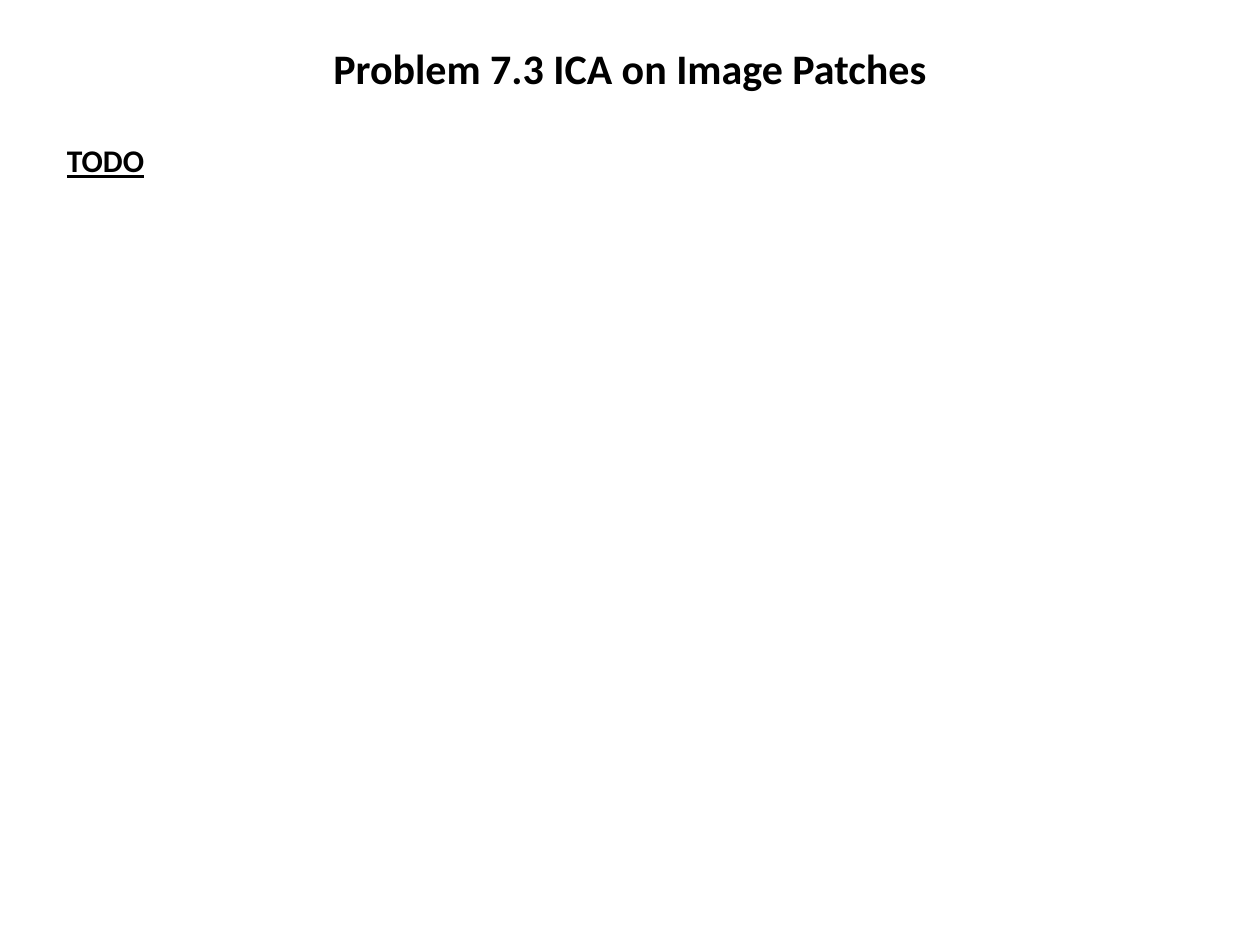
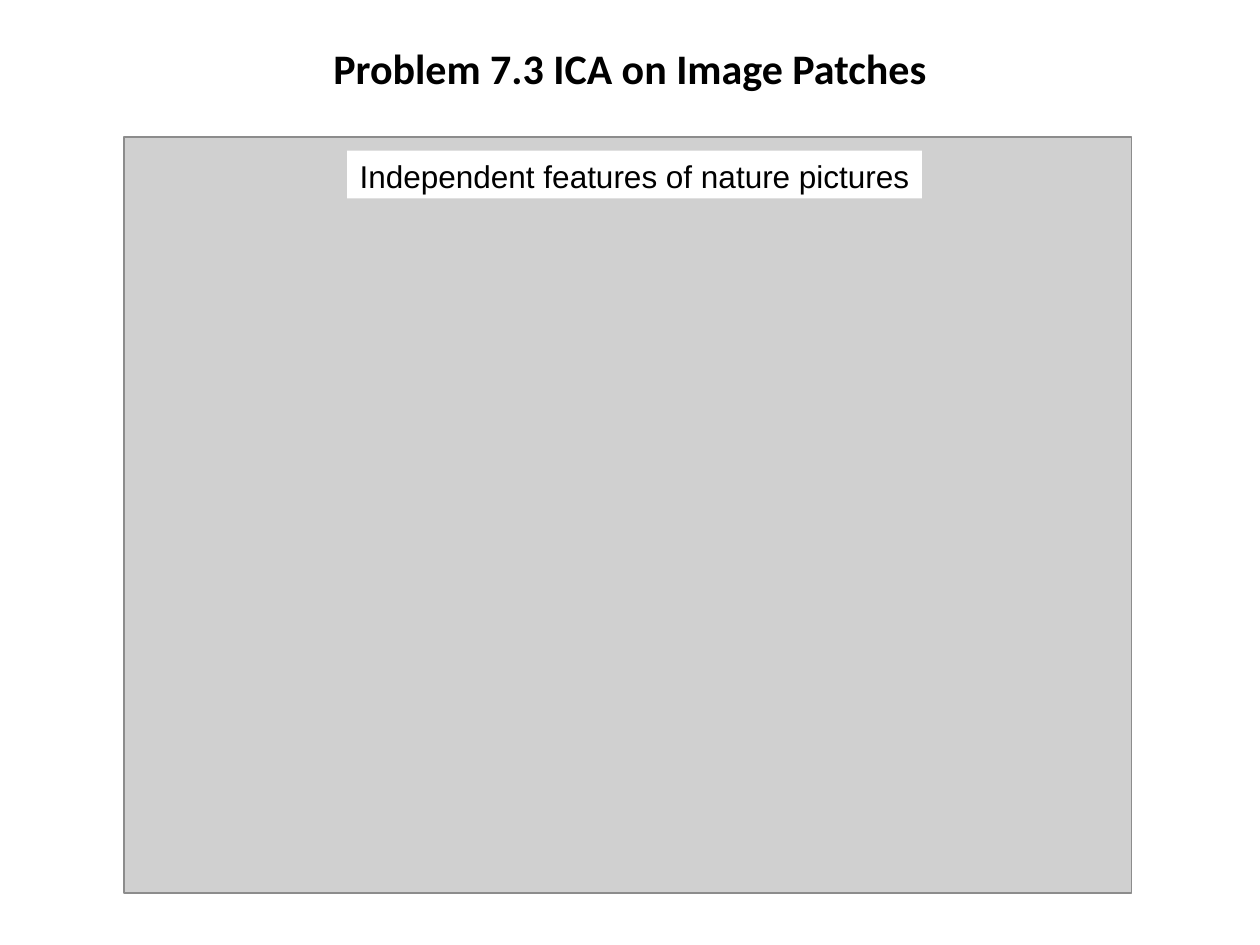
Before and after one commit to tillrohrmann/edu-tub-mi2, a slide deck: slide 28 of exercises/exercise7/Presentation/Ergebnisse_Uebung7.odp. Drawn at 1260x945 pixels with LibreOffice and Linux fonts; fonts in the diff are those of the drawing; grey boxes stand for pictures. Boxes give left, top, right and bottom in pixels: in the first picture for what was removed or moved away, otherwise in the second. Text is boxed around its words. In the diff, an @@ line names an element or a change of style, - is before the commit and + after.

Commit message:
pictures of task 3 generated

```diff
--- a/exercises/exercise7/Presentation/Ergebnisse_Uebung7.odp
+++ b/exercises/exercise7/Presentation/Ergebnisse_Uebung7.odp
@@ picture added at bbox=[123, 137, 1131, 893] @@
@@ text removed at bbox=[67, 151, 144, 178] @@
-TODO
@@ rectangle added at bbox=[348, 151, 922, 199], fill #FFFFFF, 18 pt, text #000000 @@
+Independent features of nature pictures
```
Also in this commit, not shown: 23 other slides changed, 2 slides added, 4 other files.
